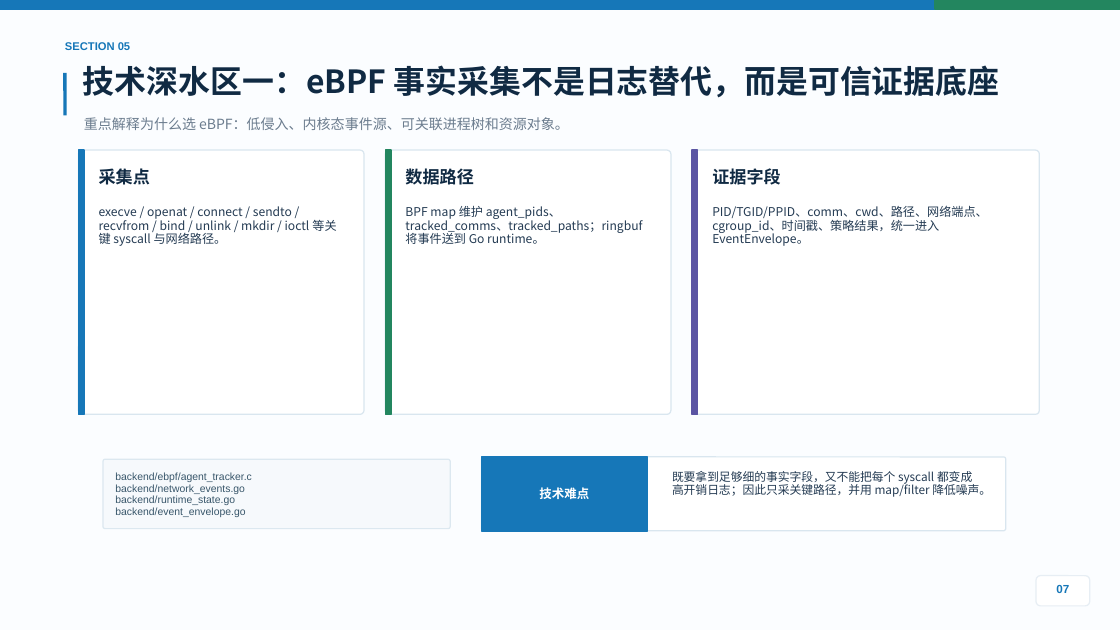
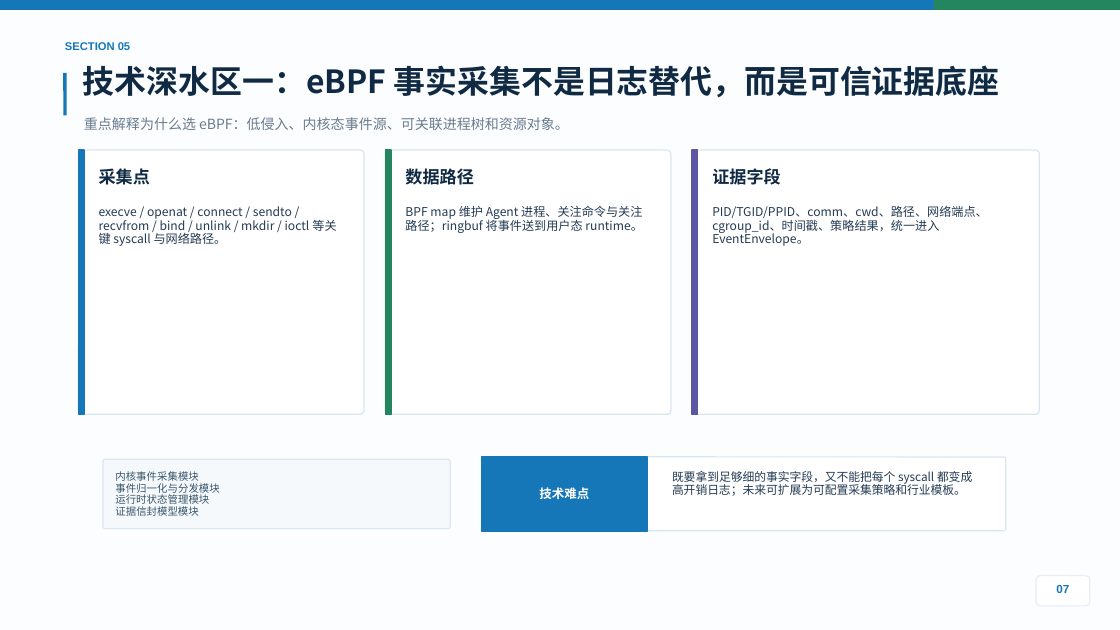
Before and after one commit to stevessr/agent-ebpf-filter, a slide deck: slide 7 of docs/competition/2026-guochuang/output/final/Agent-eBPF-Filter-项目答辩路演PPT-浅色优化版.pptx. Drawn at 1120x630 pixels with LibreOffice and Linux fonts; fonts in the diff are those of the drawing. Boxes give left, top, right and bottom in pixels: in the first picture for what was removed or moved away, otherwise in the second. Text is boxed around its words. In the diff, an @@ line names an element or a change of style, - is before the commit and + after.

Commit message:
优化项目答辩PPT内容，调整技术深度与未来前景的表达，更新相关图像和代码证据

```diff
--- a/docs/competition/2026-guochuang/output/final/Agent-eBPF-Filter-项目答辩路演PPT-浅色优化版.pptx
+++ b/docs/competition/2026-guochuang/output/final/Agent-eBPF-Filter-项目答辩路演PPT-浅色优化版.pptx
@@ text at (x1=405, y1=206, x2=642, y2=233): text changed @@
-BPF map 维护 agent_pids、tracked_comms、tracked_paths；ringbuf 将事件送到 Go runtime。
+BPF map 维护 Agent 进程、关注命令与关注路径；ringbuf 将事件送到用户态 runtime。
@@ text at (x1=115, y1=471, x2=219, y2=516): text changed @@
-backend/ebpf/agent_tracker.c
-backend/network_events.go
-backend/runtime_state.go
-backend/event_envelope.go
+内核事件采集模块
+事件归一化与分发模块
+运行时状态管理模块
+证据信封模型模块
@@ text at (x1=672, y1=471, x2=972, y2=496): text changed @@
-既要拿到足够细的事实字段，又不能把每个 syscall 都变成高开销日志；因此只采关键路径，并用 map/filter 降低噪声。
+既要拿到足够细的事实字段，又不能把每个 syscall 都变成高开销日志；未来可扩展为可配置采集策略和行业模板。
```
Also in this commit, not shown: 5 other slides changed, 13 other files.
